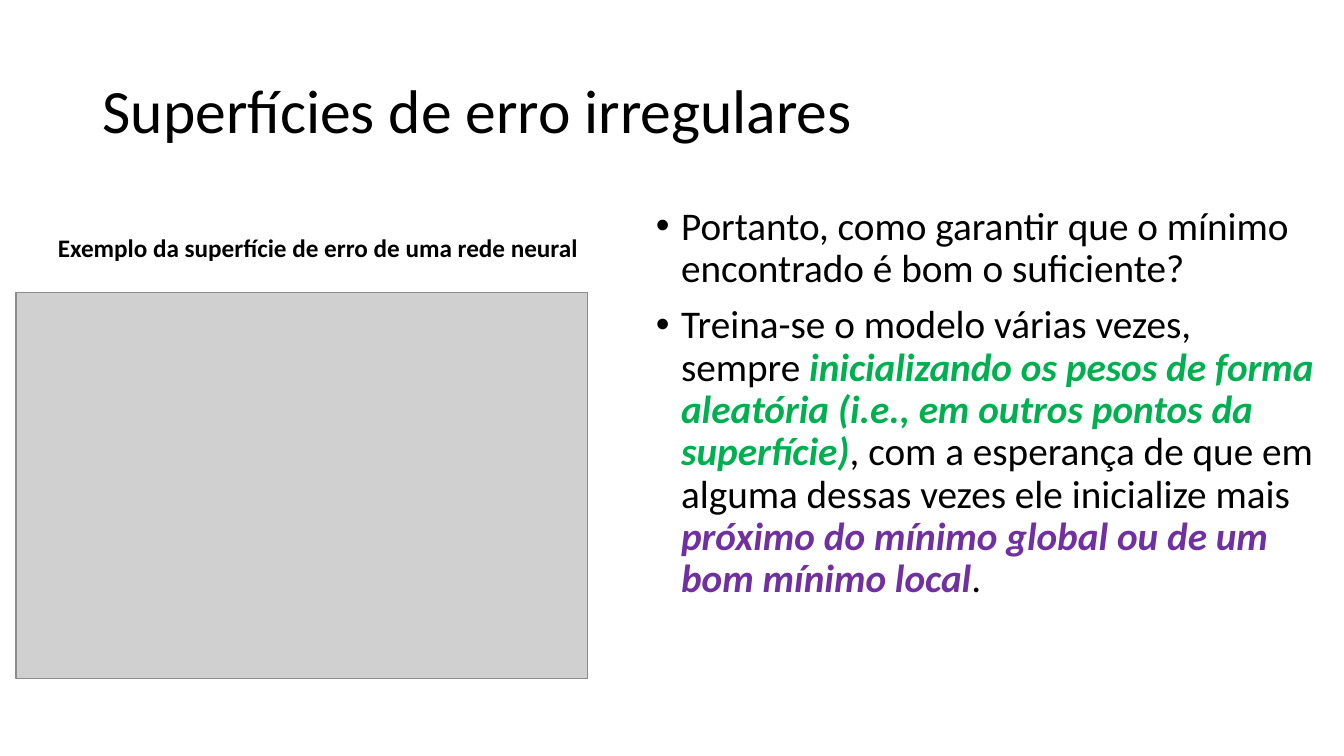
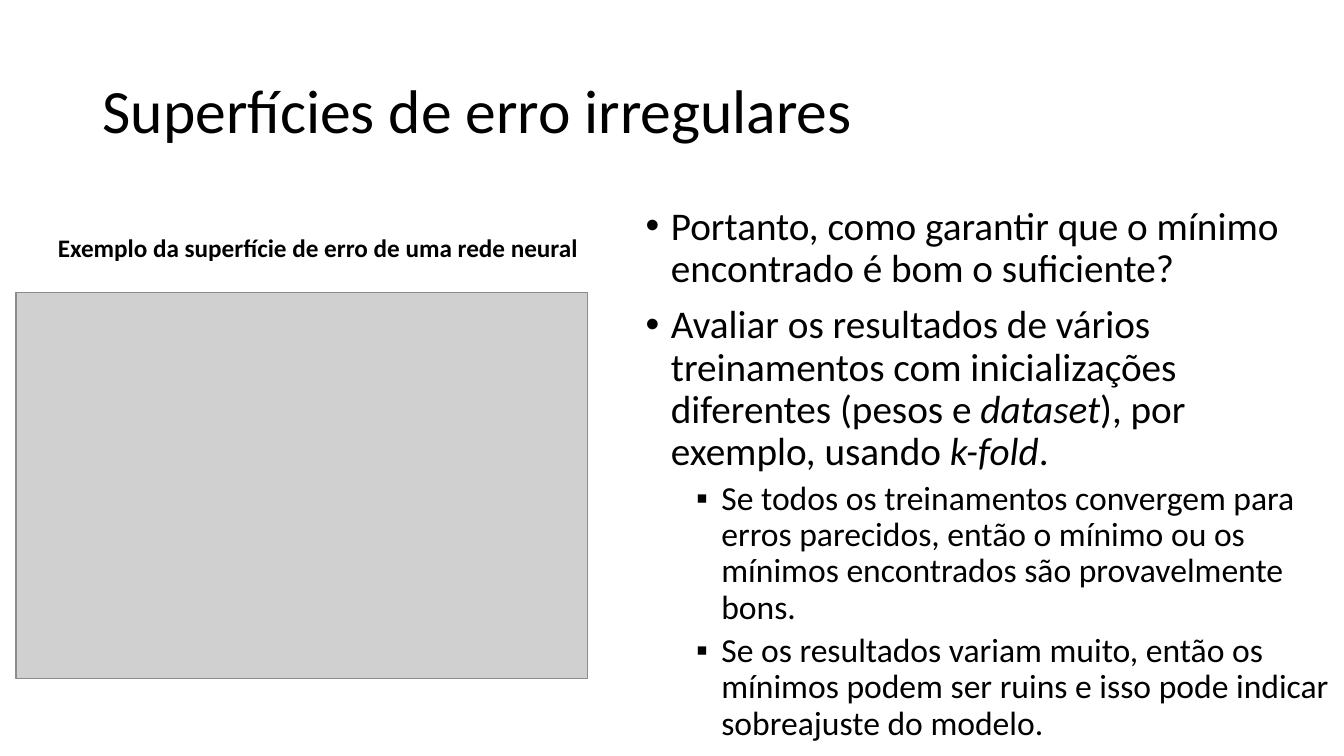
Before and after one commit to zz4fap/t320_aprendizado_de_maquina, a slide deck: slide 14 of slides/T320_Redes_Neurais_Artificiais (Parte III).pptx (slide 13 before the commit). Drawn at 1344x756 pixels with LibreOffice and Linux fonts; fonts in the diff are those of the drawing; grey boxes stand for pictures. Boxes give left, top, right and bottom in pixels: in the first picture for what was removed or moved away, otherwise in the second. Text is boxed around its words. In the diff, an @@ line names an element or a change of style, - is before the commit and + after.

```diff
--- a/slides/T320_Redes_Neurais_Artificiais (Parte III).pptx
+++ b/slides/T320_Redes_Neurais_Artificiais (Parte III).pptx
@@ text "Portanto, como garantir que o ...": place and size @@
-text "Portanto, como garantir que o ..." at bbox=[681, 213, 1314, 593]
+text "Portanto, como garantir que o ..." at bbox=[671, 213, 1328, 741]
@@ text at bbox=[671, 310, 1328, 741]: text changed; size 28 to 24 pt; bold off; italic off @@
-• Treina-se o modelo várias vezes, sempre inicializando os pesos de forma aleatória (i.e., em outros pontos da superfície), com a esperança de que em alguma dessas vezes ele inicialize mais próximo do mínimo global ou de um bom mínimo local.
+• Avaliar os resultados de vários treinamentos com inicializações diferentes (pesos e dataset), por exemplo, usando k-fold.
+  ▪ Se todos os treinamentos convergem para erros parecidos, então o mínimo ou os mínimos encontrados são provavelmente bons.
+  ▪ Se os resultados variam muito, então os mínimos podem ser ruins e isso pode indicar sobreajuste do modelo.
```
Also in this commit, not shown: 9 other slides changed, 1 slide added, 1 other file.
